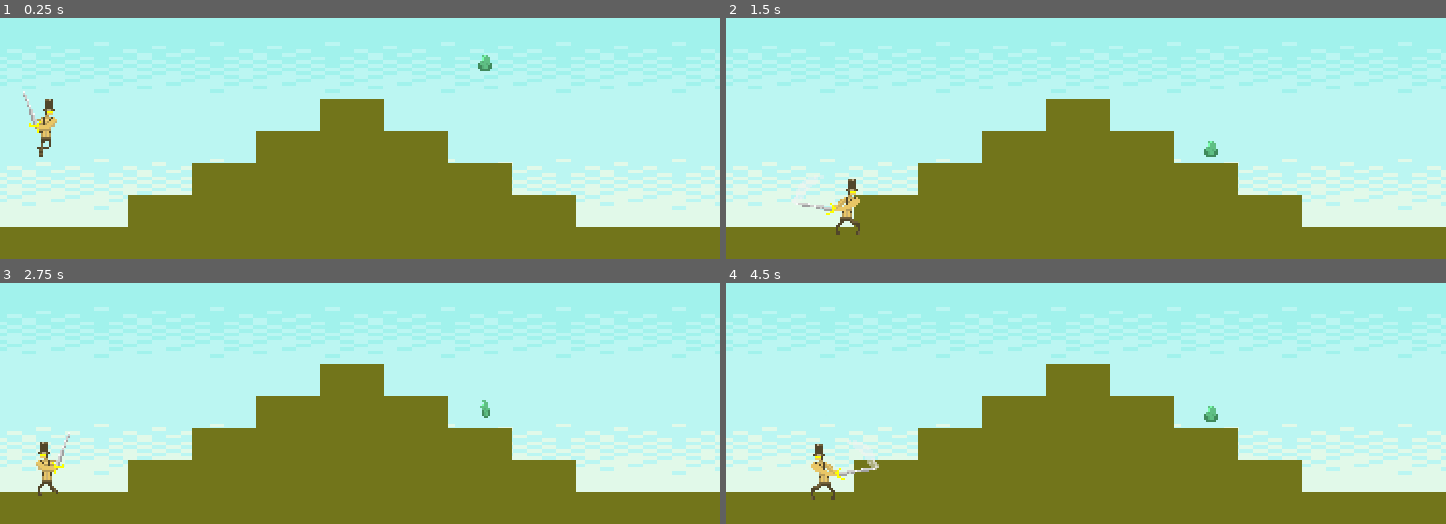
Above: before the commit, frames 1-4 (two rows, left to right).
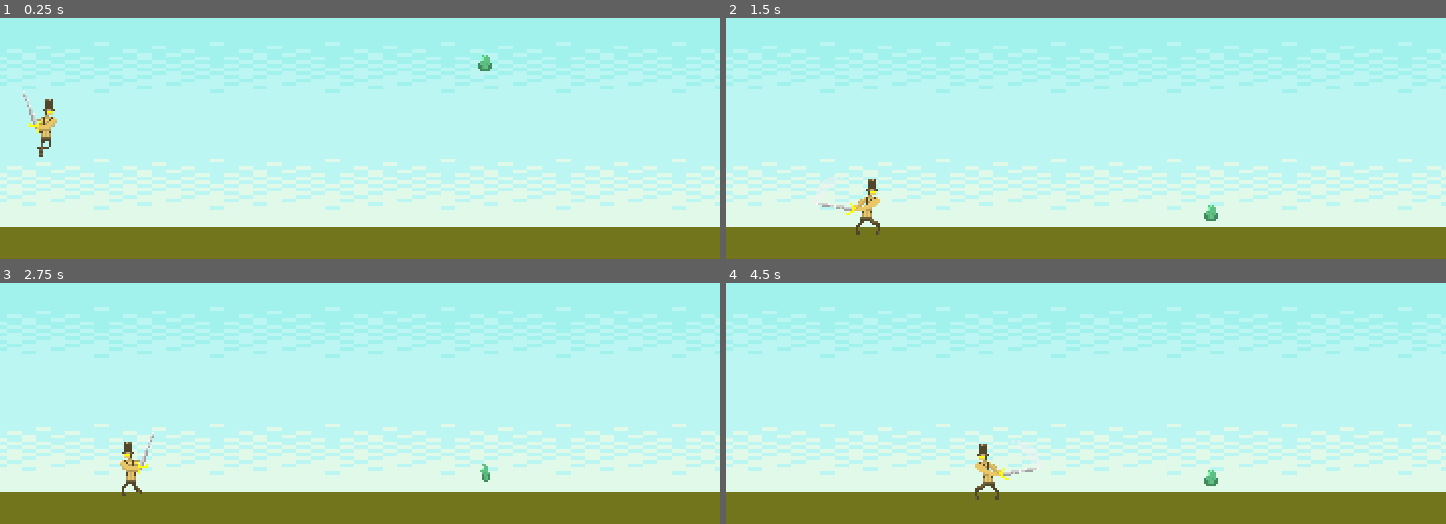
Above: after the commit, the same moments.

Repository: alexosterhoudt/Platformer
Game: Godot game, scene res://Scenes/game.tscn
The game is run twice, just before and just after one commit, with the same random seed, the same clock (stepped at 60 frames per second) and the same inputs.
Inputs:
- Up to frame 1 (0.25 s): no input
- Up to frame 2 (1.5 s): hold D (move_right) from 0.53 s (still down); tap E (attack) at 0.6, 1.35 s; tap W (jump) at 0.77 s
- Up to frame 3 (2.75 s): tap W (jump) at 1.52 s; release D (move_right) at 2.03 s; hold A (move_left) from 2.03 s (still down); tap E (attack) at 2.1 s
- Up to frame 4 (4.5 s): release A (move_left) at 2.78 s; hold D (move_right) 2.78-4.28 s; tap E (attack) at 2.85, 3.6, 4.35 s; tap W (jump) at 3.02, 3.77 s; hold A (move_left) from 4.28 s (still down)

The runs differ from the first frame. In frame 1, 19% of the frame differs, in the area x 17-80%, y 33-87%; in frame 2, 20%, in the area x 9-80%, y 33-91%; in frame 3, 20%; in frame 4, 20%.

Commit message:
Added floating damage numbers

Diff:
--- a/Scenes/Damageable.gd
+++ b/Scenes/Damageable.gd
@@ -1,7 +1,12 @@
 class_name Damageable
 extends Node
 
-@export var health : float = 20
+@export var health : float = 20 :
+	get:
+		return health
+	set(value):
+		SignalBus.emit_signal("_on_health_changed", get_parent(), value - health)
+		health = value
 
 func hit(damage : float):
 	health -= damage
--- a/Scenes/Sword.gd
+++ b/Scenes/Sword.gd
@@ -5,7 +5,7 @@
 @export var facing_collision_shape : FacingCollisionShape2D
 
 func _ready():
-	monitoring = true
+	monitoring = false
 	player.connect("facing_direction_changed", _on_player_facing_direction_changed)
 
 func _on_body_entered(body):
--- a/Scenes/game.tscn
+++ b/Scenes/game.tscn
@@ -1,9 +1,10 @@
-[gd_scene load_steps=6 format=3 uid="uid://fiuqb7j4jdvn"]
+[gd_scene load_steps=7 format=3 uid="uid://fiuqb7j4jdvn"]
 
 [ext_resource type="Texture2D" uid="uid://c4faucbayufg0" path="res://Assets/sky.png" id="1_o4b0m"]
 [ext_resource type="PackedScene" uid="uid://dqiwojlhs4qqy" path="res://Scenes/tile_map.tscn" id="2_5t6ff"]
 [ext_resource type="PackedScene" uid="uid://ds16squmjx3h0" path="res://Scenes/dust.tscn" id="2_s8tr3"]
 [ext_resource type="PackedScene" uid="uid://b0vdoqncjur8n" path="res://Scenes/blob.tscn" id="5_onafi"]
+[ext_resource type="PackedScene" uid="uid://0jbs6sjkdwqe" path="res://UI/health_manager.tscn" id="6_mrurl"]
 [ext_resource type="PackedScene" uid="uid://cljaj5rialc83" path="res://Scenes/test_player.tscn" id="6_ynojx"]
 
 [node name="Game" type="Node2D"]
@@ -14,7 +15,7 @@
 texture = ExtResource("1_o4b0m")
 
 [node name="TileMap" parent="." instance=ExtResource("2_5t6ff")]
-layer_0/tile_data = PackedInt32Array(917504, 0, 0, 917505, 0 …(257 unchanged characters)… 917524, 0, 0, 917525, 0, 0, 917526, 0, 0, 655371, 0, 0, 655370, 0, 0, 720904, 0, 0, 720905, 0, 0, 720906, 0, 0, 720907, 0, 0, 720908, 0, 0, 720909, 0, 0, 786438, 0, 0, 786439, 0, 0, 786440, 0, 0, 786441, 0, 0, 786442, 0, 0, 786443, 0, 0, 786444, 0, 0, 786445, 0, 0, 786446, 0, 0, 786447, 0, 0, 851972, 0, 0, 851973, 0, 0, 851974, 0, 0, 851975, 0, 0, 851976, 0, 0, 851977, 0, 0, 851978, 0, 0, 851979, 0, 0, 851980, 0, 0, 851981, 0, 0, 851982, 0, 0, 851983, 0, 0, 851984, 0, 0, 851985, 0, 0)
+layer_0/tile_data = PackedInt32Array(917504, 0, 0, 917505, 0 …(257 unchanged characters)… 917524, 0, 0, 917525, 0, 0, 917526, 0, 0)
 
 [node name="Blob" parent="." instance=ExtResource("5_onafi")]
 position = Vector2(486, 265)
@@ -24,3 +25,5 @@
 speed = 200
 jumpImpulse = -300
 dust = ExtResource("2_s8tr3")
+
+[node name="HealthManager" parent="." instance=ExtResource("6_mrurl")]
--- a/Scenes/player.tscn
+++ b/Scenes/player.tscn
@@ -164,6 +164,7 @@
 position = Vector2(10, -8)
 monitoring = false
 script = ExtResource("3_qehtp")
+damage = 3
 
 [node name="CollisionShape2D" type="CollisionShape2D" parent="Sword"]
 position = Vector2(5, 0)
--- a/Scenes/test_player.tscn
+++ b/Scenes/test_player.tscn
@@ -6,38 +6,6 @@
 [ext_resource type="Script" path="res://Scripts/FacingCollisionShape2D.gd" id="4_l5brt"]
 
 [sub_resource type="CircleShape2D" id="CircleShape2D_83qsd"]
-
-[sub_resource type="Animation" id="Animation_55rfc"]
-resource_name = "Walk"
-length = 0.6
-loop_mode = 1
-tracks/0/type = "value"
-tracks/0/imported = false
-tracks/0/enabled = true
-tracks/0/path = NodePath("Sprite2D:frame")
-tracks/0/interp = 1
-tracks/0/loop_wrap = true
-tracks/0/keys = {
-"times": PackedFloat32Array(0, 0.1, 0.2, 0.3, 0.4, 0.5),
-"transitions": PackedFloat32Array(1, 1, 1, 1, 1, 1),
-"update": 1,
-"values": [0, 1, 2, 3, 4, 5]
-}
-
-[sub_resource type="Animation" id="Animation_t3b72"]
-length = 0.001
-tracks/0/type = "value"
-tracks/0/imported = false
-tracks/0/enabled = true
-tracks/0/path = NodePath("Sprite2D:frame")
-tracks/0/interp = 1
-tracks/0/loop_wrap = true
-tracks/0/keys = {
-"times": PackedFloat32Array(0),
-"transitions": PackedFloat32Array(1),
-"update": 1,
-"values": [0]
-}
 
 [sub_resource type="Animation" id="Animation_f2juj"]
 resource_name = "Attack"
@@ -100,6 +68,39 @@
 "values": [1]
 }
 
+[sub_resource type="Animation" id="Animation_t3b72"]
+length = 0.001
+tracks/0/type = "value"
+tracks/0/imported = false
+tracks/0/enabled = true
+tracks/0/path = NodePath("Sprite2D:frame")
+tracks/0/interp = 1
+tracks/0/loop_wrap = true
+tracks/0/keys = {
+"times": PackedFloat32Array(0),
+"transitions": PackedFloat32Array(1),
+"update": 1,
+"values": [0]
+}
+
+[sub_resource type="Animation" id="Animation_55rfc"]
+resource_name = "Walk"
+length = 0.720002
+loop_mode = 1
+step = 0.02
+tracks/0/type = "value"
+tracks/0/imported = false
+tracks/0/enabled = true
+tracks/0/path = NodePath("Sprite2D:frame")
+tracks/0/interp = 1
+tracks/0/loop_wrap = true
+tracks/0/keys = {
+"times": PackedFloat32Array(0, 0.12, 0.24, 0.36, 0.48, 0.6),
+"transitions": PackedFloat32Array(1, 1, 1, 1, 1, 1),
+"update": 1,
+"values": [0, 1, 2, 3, 4, 5]
+}
+
 [sub_resource type="AnimationLibrary" id="AnimationLibrary_jsjqp"]
 _data = {
 "Attack": SubResource("Animation_f2juj"),
@@ -110,7 +111,7 @@
 }
 
 [sub_resource type="RectangleShape2D" id="RectangleShape2D_as6t0"]
-size = Vector2(16.4077, 43)
+size = Vector2(25.2964, 54.8806)
 
 [node name="TestPlayer" type="CharacterBody2D"]
 scale = Vector2(2, 2)
@@ -134,16 +135,17 @@
 
 [node name="Sword" type="Area2D" parent="." node_paths=PackedStringArray("player", "facing_collision_shape")]
 script = ExtResource("3_2etcu")
+damage = 3
 player = NodePath("..")
 facing_collision_shape = NodePath("CollisionShape2D")
 
 [node name="CollisionShape2D" type="CollisionShape2D" parent="Sword"]
-position = Vector2(17, -22)
+position = Vector2(12.5, -27)
 scale = Vector2(0.994583, 0.838809)
 shape = SubResource("RectangleShape2D_as6t0")
 script = ExtResource("4_l5brt")
-facing_left_position = Vector2(-17, -22)
-facing_right_position = Vector2(17, -22)
+facing_left_position = Vector2(-12.5, -27)
+facing_right_position = Vector2(12.5, -27)
 
 [connection signal="animation_finished" from="AnimationPlayer" to="." method="_on_animation_player_animation_finished"]
 [connection signal="body_entered" from="Sword" to="Sword" method="_on_body_entered"]
--- a/TestPlayer.gd
+++ b/TestPlayer.gd
@@ -155,7 +155,7 @@
 			if is_on_floor():
 				var new_dust : CPUParticles2D = dust.instantiate()
 				get_parent().add_child(new_dust)
-				new_dust.global_position = global_position + Vector2(0,0)
+				new_dust.global_position = global_position + Vector2(0,-4)
 				new_dust.emitting = true
 				await new_dust.finished
 				new_dust.queue_free()
--- /dev/null
+++ b/UI/health_changed_label.gd
@@ -0,0 +1,10 @@
+extends Label
+
+@export var float_speed : Vector2 = Vector2(0, -50)
+
+func _process(delta):
+	position += float_speed * delta
+
+
+func _on_timer_timeout():
+	queue_free()
--- /dev/null
+++ b/UI/health_changed_label.tscn
@@ -0,0 +1,21 @@
+[gd_scene load_steps=2 format=3 uid="uid://clmjwt6a678b6"]
+
+[ext_resource type="Script" path="res://UI/health_changed_label.gd" id="1_8euck"]
+
+[node name="HealthChangedLabel" type="Label"]
+anchors_preset = 15
+anchor_right = 1.0
+anchor_bottom = 1.0
+grow_horizontal = 2
+grow_vertical = 2
+theme_override_colors/font_color = Color(0.92549, 0, 0, 1)
+text = "1000"
+script = ExtResource("1_8euck")
+float_speed = Vector2(0, -60)
+
+[node name="Timer" type="Timer" parent="."]
+wait_time = 0.5
+one_shot = true
+autostart = true
+
+[connection signal="timeout" from="Timer" to="." method="_on_timer_timeout"]
--- /dev/null
+++ b/UI/health_manager.gd
@@ -0,0 +1,11 @@
+extends Control
+
+@export var health_changed_label : PackedScene
+
+func _ready():
+	SignalBus.connect("_on_health_changed", _on_signal_health_changed)
+
+func _on_signal_health_changed(node : Node, amount_changed : int):
+	var label_instance : Label = health_changed_label.instantiate()
+	node.add_child(label_instance)
+	label_instance.text = str(amount_changed)
--- /dev/null
+++ b/UI/health_manager.tscn
@@ -0,0 +1,12 @@
+[gd_scene load_steps=3 format=3 uid="uid://0jbs6sjkdwqe"]
+
+[ext_resource type="Script" path="res://UI/health_manager.gd" id="1_s67pb"]
+[ext_resource type="PackedScene" uid="uid://clmjwt6a678b6" path="res://UI/health_changed_label.tscn" id="2_6y3rq"]
+
+[node name="HealthManager" type="Control"]
+layout_mode = 3
+anchors_preset = 0
+offset_right = 40.0
+offset_bottom = 40.0
+script = ExtResource("1_s67pb")
+health_changed_label = ExtResource("2_6y3rq")
--- a/project.godot
+++ b/project.godot
@@ -14,6 +14,10 @@
 run/main_scene="res://Scenes/game.tscn"
 config/features=PackedStringArray("4.2", "GL Compatibility")
 config/icon="res://icon.svg"
+
+[autoload]
+
+SignalBus="*res://signal_bus.gd"
 
 [display]
 
--- /dev/null
+++ b/signal_bus.gd
@@ -0,0 +1,3 @@
+extends Node
+
+signal _on_health_changed(node: Node, amount_changed : int)
